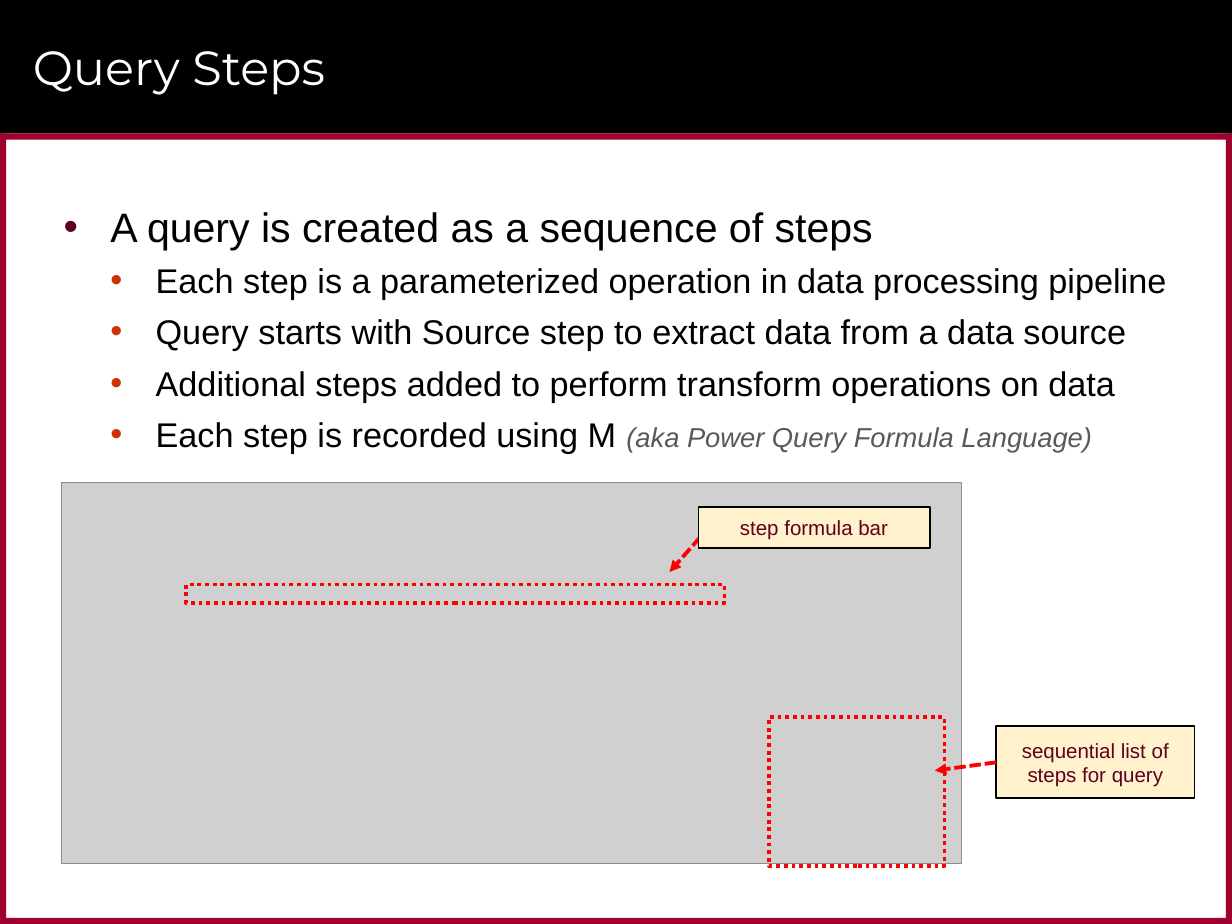
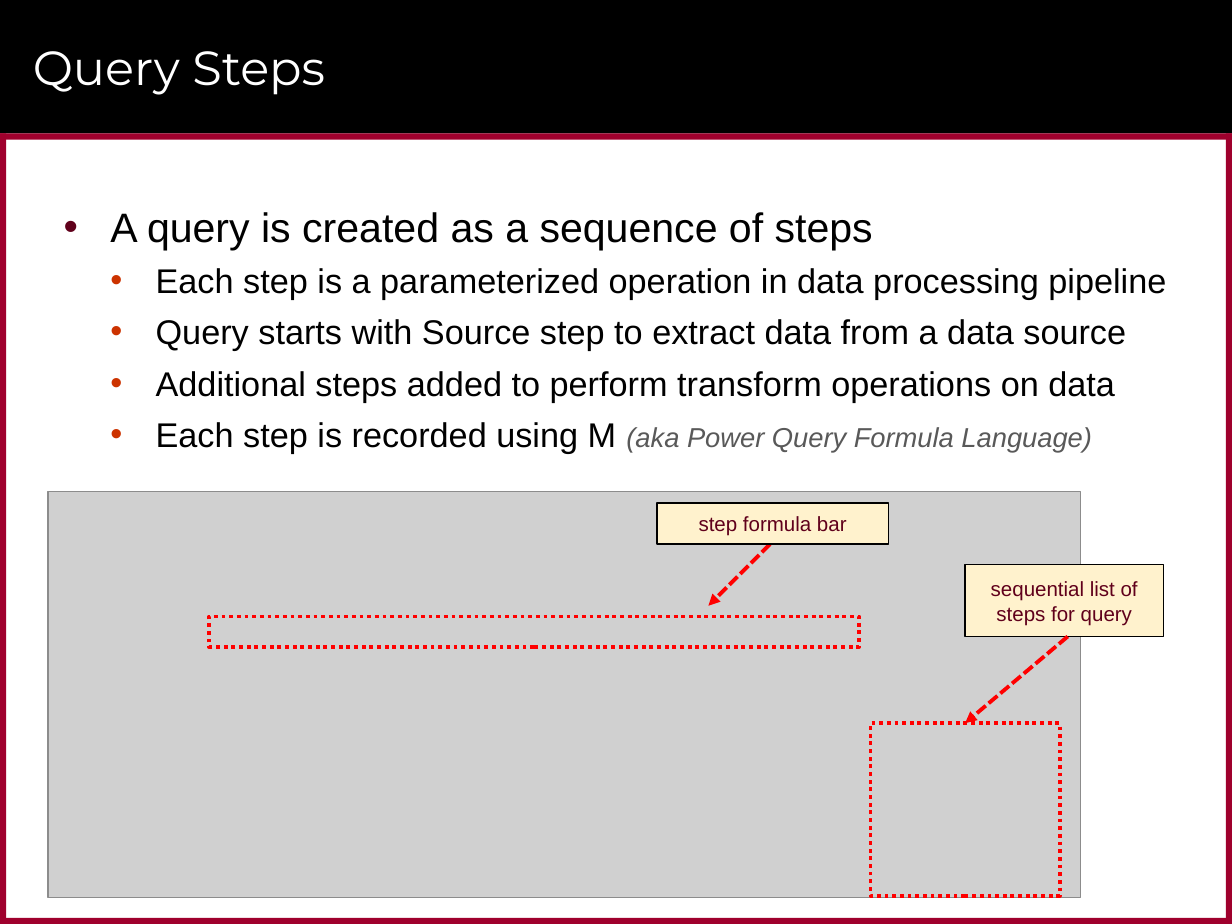
Before and after one commit to CriticalPathTraining/Intro2M, a slide deck: slide 5 of Advanced Query Design.pptx. Drawn at 1232x924 pixels with LibreOffice and Linux fonts; fonts in the diff are those of the drawing; grey boxes stand for pictures; background and template pictures are left out. Boxes give left, top, right and bottom in pixels: in the first picture for what was removed or moved away, otherwise in the second. Text is boxed around its words. In the diff, an @@ line names an element or a change of style, - is before the commit and + after.

```diff
--- a/Advanced Query Design.pptx
+++ b/Advanced Query Design.pptx
@@ picture resized from (x1=62, y1=483, x2=961, y2=864) to (x1=48, y1=492, x2=1080, y2=898) @@
@@ rectangle "step formula bar" moved from (x1=699, y1=506, x2=930, y2=547) to (x1=657, y1=503, x2=888, y2=543) @@
@@ arrow moved from (711, 526) - (669, 572) to (770, 545) - (708, 606) @@
@@ rectangle "sequential list of steps for ..." moved from (x1=997, y1=727, x2=1195, y2=798) to (x1=965, y1=564, x2=1163, y2=636) @@
@@ rectangle resized from (x1=186, y1=584, x2=724, y2=602) to (x1=209, y1=616, x2=860, y2=647) @@
@@ arrow moved from (997, 763) - (935, 770) to (1068, 637) - (965, 723) @@
@@ rectangle resized from (x1=769, y1=717, x2=945, y2=866) to (x1=871, y1=723, x2=1061, y2=896) @@
```
Also in this commit, not shown: 3 other slides changed, 12 other files.
